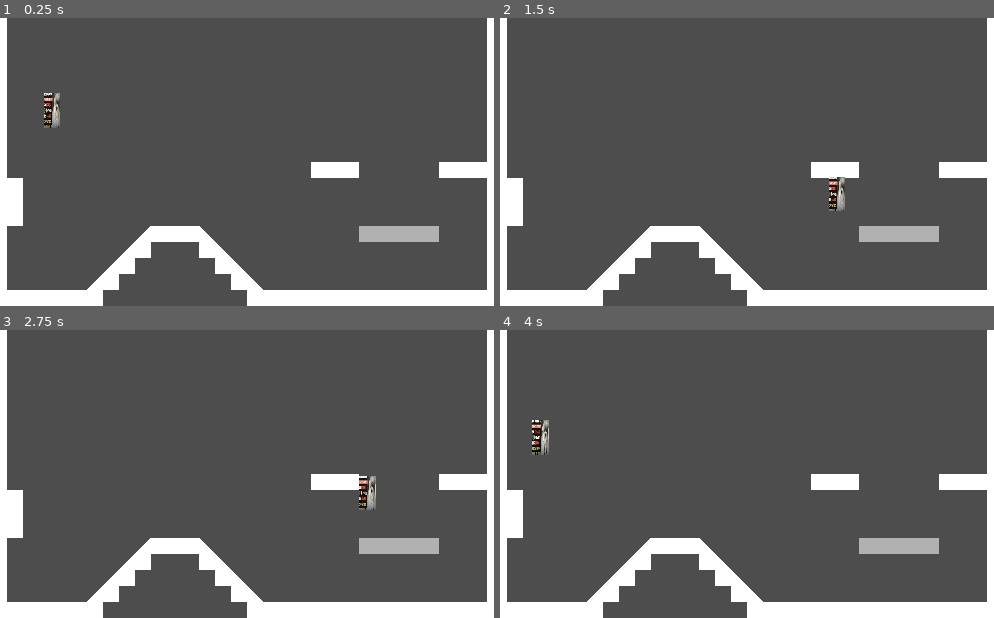
Above: before the commit, frames 1-4 (two rows, left to right).
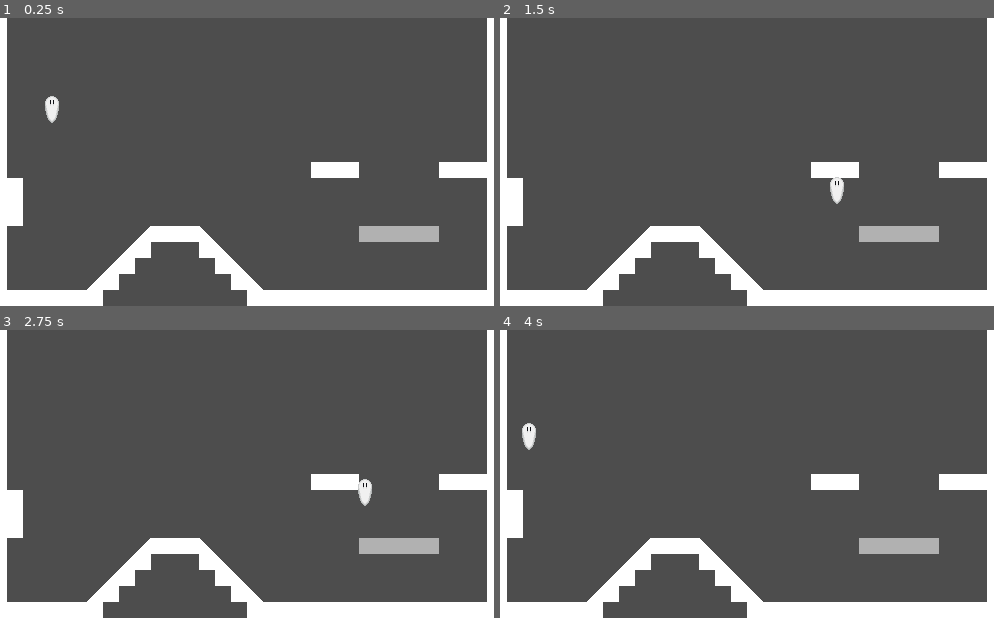
Above: after the commit, the same moments.

Repository: GamingArbor/A-Ghastly-Day
Game: Godot game, scene res://Scenes/Rooms/Big_Room.tscn
The game is run twice, just before and just after one commit, with the same random seed, the same clock (stepped at 60 frames per second) and the same inputs.
Inputs:
- Up to frame 1 (0.25 s): no input
- Up to frame 2 (1.5 s): hold D (Right) from 0.53 s (still down); tap Space (Float) at 0.6, 1.35 s
- Up to frame 3 (2.75 s): release D (Right) at 2.03 s; hold A (Left) from 2.03 s (still down); tap Space (Float) at 2.1 s
- Up to frame 4 (4 s): keep holding A (Left); tap Space (Float) at 2.85, 3.6 s

The runs differ from the first frame. In frame 1, 0.4% of the frame differs, in the area x 8-13%, y 26-39%; in frame 2, 0.4%; in frame 3, 0.4%; in frame 4, 0.5%, in the area x 4-10%, y 31-44%.

Commit message:
Added State Machine to Player

Diff:
--- a/Scenes/Player/player.tscn
+++ b/Scenes/Player/player.tscn
@@ -1,19 +1,17 @@
 [gd_scene load_steps=4 format=3 uid="uid://cpuoix83gss4l"]
 
-[ext_resource type="Texture2D" uid="uid://dnt82637a86mb" path="res://Scenes/Objects/7f24201d61344a10bf28a9cca0e1e058tplv-jj85edgx6n-image-medium.png" id="1_r6n6k"]
 [ext_resource type="Script" path="res://Scripts/Player/player.gd" id="1_sjaus"]
+[ext_resource type="Texture2D" uid="uid://buhb13ci8l3i3" path="res://Graphics/Player/Player-Ghost.png" id="2_5cpct"]
 
 [sub_resource type="CapsuleShape2D" id="CapsuleShape2D_ff62x"]
-radius = 8.0
-height = 32.0
+radius = 6.0
 
 [node name="Player" type="CharacterBody2D"]
 script = ExtResource("1_sjaus")
 
 [node name="Sprite2D" type="Sprite2D" parent="."]
-position = Vector2(-1.19209e-07, 0)
-scale = Vector2(0.0354517, 0.0687751)
-texture = ExtResource("1_r6n6k")
+texture = ExtResource("2_5cpct")
 
 [node name="CollisionShape2D" type="CollisionShape2D" parent="."]
+position = Vector2(0, 1)
 shape = SubResource("CapsuleShape2D_ff62x")
--- a/Scripts/Player/player.gd
+++ b/Scripts/Player/player.gd
@@ -4,8 +4,29 @@
 const SPEED = 300.0
 const JUMP_VELOCITY = -400.0
 
+# State Machine
+# Sets state to IDLE upon entering game
+enum States {IDLE, FLOAT, POSSESS, AIR, DEAD}
+var state = States.IDLE
+
+# Function for changing the player state as per the state machine
+func set_state(newState):
+	state = newState
 
 func _physics_process(delta: float) -> void:
+	#Run functions associated with states
+	match state:
+		States.IDLE:
+			idle()
+		States.FLOAT:
+			floating()
+		States.POSSESS:
+			possess()
+		States.AIR:
+			air()
+		States.DEAD:
+			dead()
+
 	# The Evil Gravity
 	if not is_on_floor():
 		velocity += get_gravity() * delta
@@ -22,3 +43,22 @@
 		velocity.x = move_toward(velocity.x, 0, SPEED)
 
 	move_and_slide()
+
+func idle():
+	pass
+
+func floating():
+	pass
+
+func possess():
+	pass
+
+func air():
+	pass
+
+func dead():
+	pass
+
+# When you want to change the player's current state, use this:
+# set_state(States.IDLE)
+# States.IDLE could also be a different state such as FLOAT or DEAD
